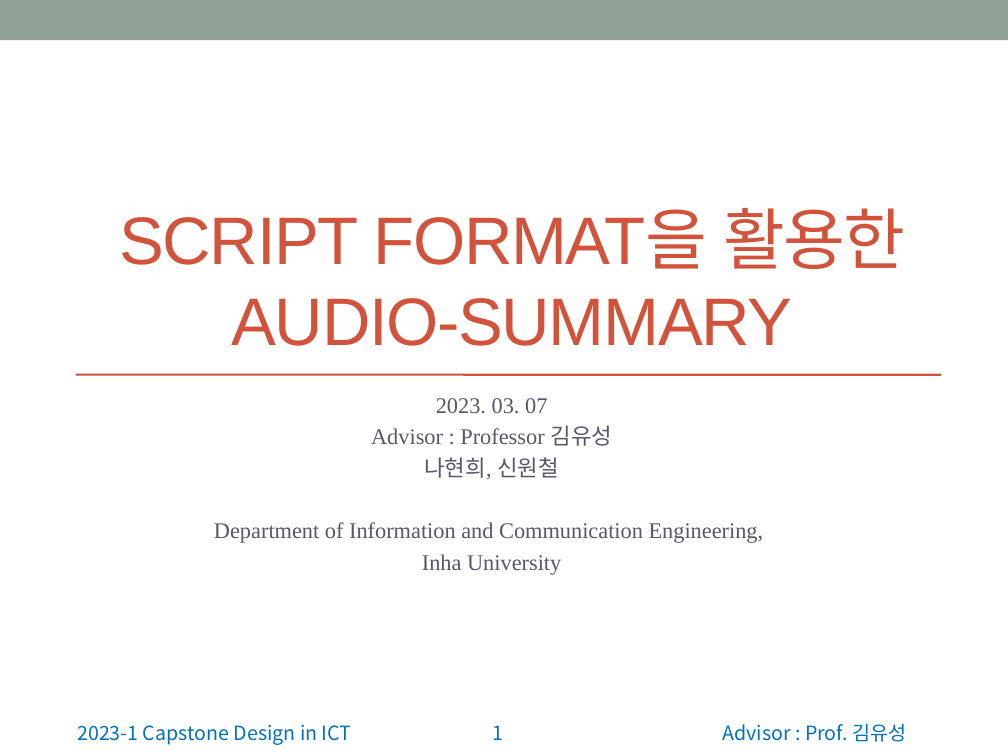
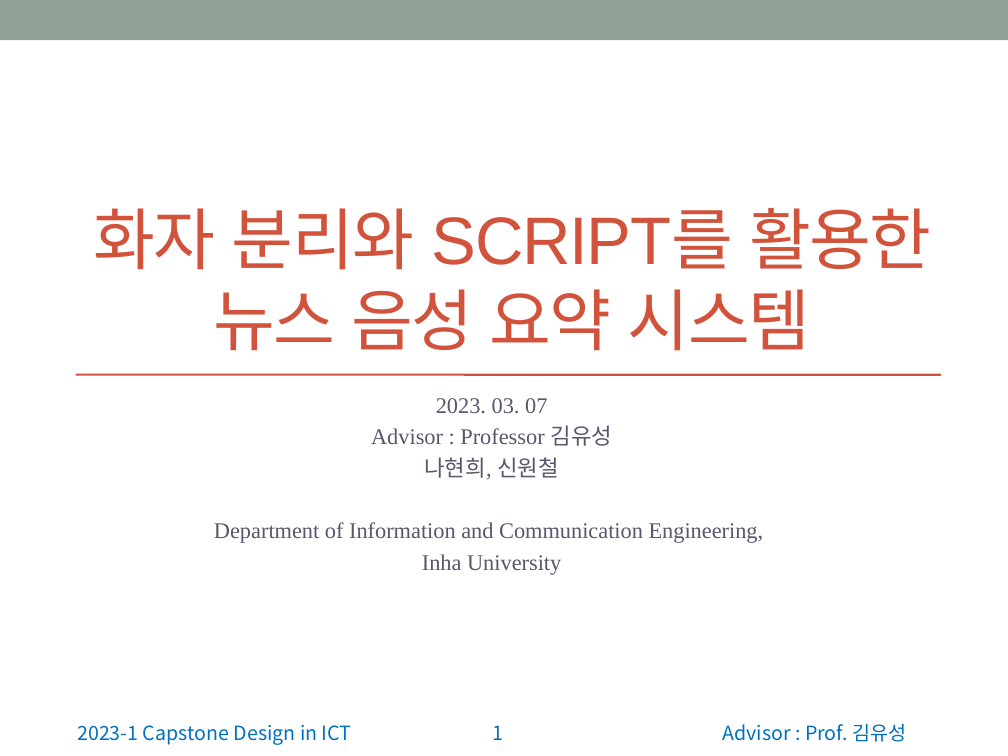
Before and after one commit to wonchul98/audio-to-summary, a slide deck: slide 1 of ppt/0403_2조_주제 발표.pptx. Drawn at 1008x756 pixels with LibreOffice and Linux fonts; fonts in the diff are those of the drawing. Boxes give left, top, right and bottom in pixels: in the first picture for what was removed or moved away, otherwise in the second. Text is boxed around its words. In the diff, an @@ line names an element or a change of style, - is before the commit and + after.

```diff
--- a/ppt/0403_2조_주제 발표.pptx
+++ b/ppt/0403_2조_주제 발표.pptx
@@ title at bbox=[93, 208, 932, 351]: text changed @@
-SCRIPT FORMAT을 활용한 AUDIO-SUMMARY
+화자 분리와 SCRIPT를 활용한 뉴스 음성 요약 시스템
```
Also in this commit, not shown: 3 other slides changed, 3 other files.
